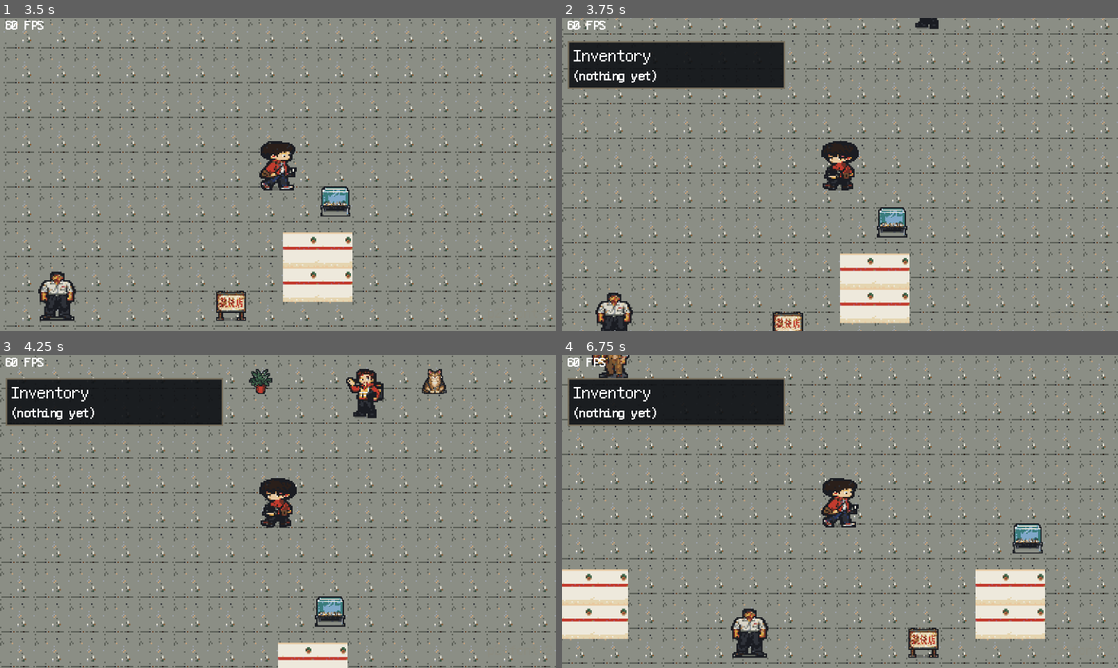
Above: before the commit, frames 1-4 (two rows, left to right).
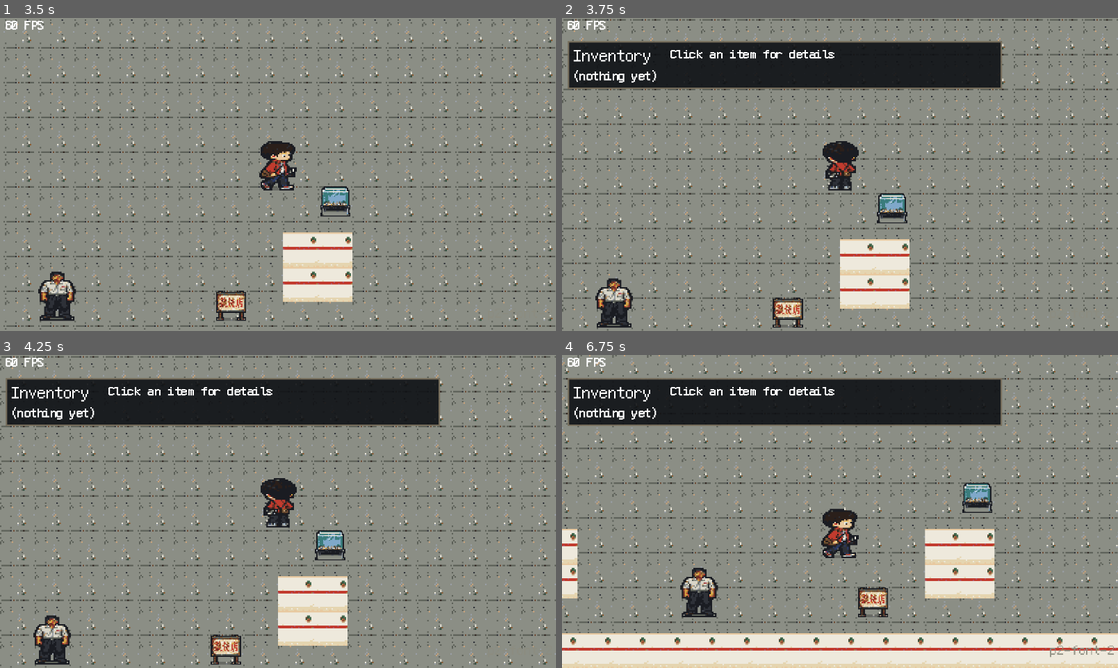
Above: after the commit, the same moments.

Repository: Xentisize/hongkong-stories
Game: Godot game, scene res://scenes/main/Main.tscn
Same seed, same stepped clock (60 frames per second), same inputs: the game is played once before the commit and once after it.
Inputs (mouse positions are in pixels of both pictures, inside the frame that each line leads up to):
- Up to frame 1 (3.5 s): click "Start" at 0.5 s; tap Enter (ui_accept) at 1.25, 1.52, 2.27 s; move the mouse to (400, 158) at 1.27 s; hold D (move_right) 1.28-2.03 s; hold E (ui_interact) 1.28-2.03 s; click (400, 158) at 1.42 s; move the mouse to (166, 190) at 2.02 s; hold Down (ui_down) 2.03-2.78 s; tap E (ui_interact) at 2.1 s; click (166, 190) at 2.17 s; move the mouse to (333, 105) at 2.77 s; hold D (move_right) from 2.78 s (still down); hold E (ui_interact) from 2.78 s (still down); tap Space at 2.85 s; click (333, 105) at 2.92 s
- Up to frame 2 (3.75 s): move the mouse to (812, 237) at 3.52 s; release D (move_right) at 3.53 s; release E (ui_interact) at 3.53 s; hold Up (ui_up) from 3.53 s (still down); tap Tab at 3.6 s; click (812, 237) at 3.67 s
- Up to frame 3 (4.25 s): keep holding Up (ui_up); tap Enter (ui_accept) at 3.77 s; tap E (ui_interact) at 3.8 s
- Up to frame 4 (6.75 s): move the mouse to (1006, 558) at 4.27 s; release Up (ui_up) at 4.28 s; hold E (ui_interact) 4.28-5.03 s; hold A (move_left) 4.28-5.78 s; click (1006, 558) at 4.42 s; tap Enter (ui_accept) at 4.52, 5.27 s; tap I (ui_inventory) at 4.9 s; move the mouse to (673, 464) at 5.02 s; tap E (ui_interact) at 5.1 s; click (673, 464) at 5.17 s; move the mouse to (867, 511) at 5.77 s; hold Down (ui_down) 5.78-6.53 s; hold E (ui_interact) 5.78-6.53 s; tap Space at 5.85 s; click (867, 511) at 5.92 s; move the mouse to (756, 433) at 6.52 s; hold D (move_right) from 6.53 s (still down); tap Tab at 6.6 s; click (756, 433) at 6.67 s

Frame 1 is identical in both runs. In frame 2, 24% of the frame differs, in the area x 0-100%, y 0-100%; in frame 3, 23%; in frame 4, 38%.

Commit message:
feat: inventory item screen — two columns, keyboard navigation, full icons
- the inventory panel becomes RPG Maker's two-column item screen: the
  list on the left, the detail view on the right (a 72px nearest icon,
  the full three-locale description, a Use button beside the row's own)
- rows are clickable (PASS mouse filter so the Use button keeps its own
  click); the selection highlights green and drives the detail panel
- keyboard navigation: arrows move the selection (looping), E/Enter
  uses it, and the panel is modal — the player gate chain now includes
  the open panel so arrows navigate the list, not the street
- the last three items gain generated icons (tea tin, tap cap, luggage
  tag) and `icon` fields — all ten items now render pictures
- verified: selftest 128/0 with zero script errors, export, boot/talk
  smokes PASS

Co-Authored-By: AtomCode (z-ai/glm-5.3-flash) <noreply@atomgit.com>

Diff:
--- /dev/null
+++ b/client/content/art/items/item_luggage_tag.gen.json
@@ -0,0 +1,24 @@
+{
+  "prompt_id": "gen_20261117_16e5c2",
+  "model": "bytedance-seed/seedream-5-0-flash",
+  "seed": 0,
+  "resolution": "1K",
+  "aspect_ratio": "1:1",
+  "background": "transparent",
+  "input_references": [
+    "art/stylebible.png"
+  ],
+  "post": {
+    "palette": "hk_palette_v1",
+    "target_px": [
+      24,
+      24
+    ],
+    "outline": true,
+    "pad": 0
+  },
+  "cost_usd": 0.018,
+  "accepted_by": "admin",
+  "ts": "2026-11-17T08:51:51.339028+00:00",
+  "prompt": "cute pixel-art game icon of a paper luggage tag with a handwritten address and a punched hole, hk_palette_v1 palette, centered on a clear transparent background, chunky readable shapes at 24px, no text, no drop shadow"
+}
--- /dev/null
+++ b/client/content/art/items/item_tap_cap.gen.json
@@ -0,0 +1,24 @@
+{
+  "prompt_id": "gen_20261117_f4302b",
+  "model": "bytedance-seed/seedream-5-0-flash",
+  "seed": 0,
+  "resolution": "1K",
+  "aspect_ratio": "1:1",
+  "background": "transparent",
+  "input_references": [
+    "art/stylebible.png"
+  ],
+  "post": {
+    "palette": "hk_palette_v1",
+    "target_px": [
+      24,
+      24
+    ],
+    "outline": true,
+    "pad": 0
+  },
+  "cost_usd": 0.018,
+  "accepted_by": "admin",
+  "ts": "2026-11-17T08:50:43.798944+00:00",
+  "prompt": "cute pixel-art game icon of a brass water standpipe cap with a short chain, polished by decades of hands, hk_palette_v1 palette, centered on a clear transparent background, chunky readable shapes at 24px, no text, no drop shadow"
+}
--- /dev/null
+++ b/client/content/art/items/item_tea_tin.gen.json
@@ -0,0 +1,24 @@
+{
+  "prompt_id": "gen_20261117_7fe78b",
+  "model": "bytedance-seed/seedream-5-0-flash",
+  "seed": 0,
+  "resolution": "1K",
+  "aspect_ratio": "1:1",
+  "background": "transparent",
+  "input_references": [
+    "art/stylebible.png"
+  ],
+  "post": {
+    "palette": "hk_palette_v1",
+    "target_px": [
+      24,
+      24
+    ],
+    "outline": true,
+    "pad": 0
+  },
+  "cost_usd": 0.018,
+  "accepted_by": "admin",
+  "ts": "2026-11-17T08:50:29.970202+00:00",
+  "prompt": "cute pixel-art game icon of a round biscuit tin repainted with red peonies, lid slightly ajar, hk_palette_v1 palette, centered on a clear transparent background, chunky readable shapes at 24px, no text, no drop shadow"
+}
--- a/client/content/items/item_luggage_tag.json
+++ b/client/content/items/item_luggage_tag.json
@@ -1,6 +1,7 @@
 {
   "schema_version": 1,
   "id": "item_luggage_tag",
+  "icon": "res://content/art/items/item_luggage_tag.png",
   "name": { "zh_HK": "行李牌", "zh_CN": "行李牌", "en": "Luggage Tag" },
   "desc": {
     "zh_HK": "啟德搬運工人送嘅行李牌，背面手寫住一個已經冇人用嘅地址。",
--- a/client/content/items/item_tap_cap.json
+++ b/client/content/items/item_tap_cap.json
@@ -1,6 +1,7 @@
 {
   "schema_version": 1,
   "id": "item_tap_cap",
+  "icon": "res://content/art/items/item_tap_cap.png",
   "name": { "zh_HK": "銅喉嘴", "zh_CN": "铜水管嘴", "en": "Brass Tap Cap" },
   "desc": {
     "zh_HK": "麥嬸送嘅銅喉嘴，話排隊嗰陣擰上自己個桶就唔使嗌交。",
--- a/client/content/items/item_tea_tin.json
+++ b/client/content/items/item_tea_tin.json
@@ -1,6 +1,7 @@
 {
   "schema_version": 1,
   "id": "item_tea_tin",
+  "icon": "res://content/art/items/item_tea_tin.png",
   "name": { "zh_HK": "鐵皮茶葉罐", "zh_CN": "铁皮茶叶罐", "en": "Tin of Tea Leaves" },
   "desc": {
     "zh_HK": "阿彩送嘅茶葉罐，罐身印花已經磨到模糊，掂手仲有茶香。",
--- a/client/scripts/player/player.gd
+++ b/client/scripts/player/player.gd
@@ -27,7 +27,7 @@
 func _physics_process(delta: float) -> void:
 	# Input polling bypasses GUI focus, so a focused console LineEdit or dialogue box would
 	# still walk the player around behind the text without this gate.
-	if Dev.console_open or Dialogue.is_active() or _cutscene_showing() or _title_showing():
+	if Dev.console_open or Dialogue.is_active() or _cutscene_showing() or _title_showing() or _inventory_open():
 		velocity = Vector2.ZERO
 		current_target = null
 		return
@@ -106,6 +106,12 @@
 	return title != null and bool(title.call("is_showing"))
 
 
+## Same gate for the inventory panel: it is modal — arrows navigate the list, not the street.
+func _inventory_open() -> bool:
+	var hud := get_tree().get_first_node_in_group("inventory_panel")
+	return hud != null and bool(hud.call("is_open"))
+
+
 var _sprite_tex: Texture2D = null
 var _sprite_checked: bool = false
 
--- a/client/scripts/ui/hud.gd
+++ b/client/scripts/ui/hud.gd
@@ -13,6 +13,7 @@
 	"inventory_empty": { "zh_HK": "（袋裡面冇嘢）", "zh_CN": "（袋子是空的）", "en": "(nothing yet)" },
 	"fps": { "zh_HK": "幀/秒", "zh_CN": "帧/秒", "en": "FPS" },
 	"use": { "zh_HK": "用", "zh_CN": "使用", "en": "Use" },
+	"detail_hint": { "zh_HK": "點一件物品睇詳情", "zh_CN": "点击一件物品看详情", "en": "Click an item for details" },
 }
 
 var _fps_label: Label
@@ -22,6 +23,8 @@
 var _title_label: Label
 var _list: VBoxContainer
 var _stamp_label: Label
+var _selected_item: String = ""
+var _detail_box: VBoxContainer = null
 
 var _message_timer: float = 0.0
 
@@ -31,6 +34,7 @@
 
 
 func _ready() -> void:
+	add_to_group("inventory_panel")
 	_build()
 	Bus.message_shown.connect(_on_message)
 	Bus.inventory_changed.connect(_refresh_inventory)
@@ -51,6 +55,24 @@
 func _unhandled_input(event: InputEvent) -> void:
 	if event.is_action_pressed("ui_inventory"):
 		_panel.visible = not _panel.visible
+		if _panel.visible and _selected_item.is_empty():
+			_select_first_item()
+		get_viewport().set_input_as_handled()
+		return
+	if not _panel.visible:
+		return
+	# Keyboard navigation while the list is open (RPG Maker's modal item screen): arrows move
+	# the selection, E/Enter uses it — the player stands still because the gate chain now
+	# includes this open panel.
+	if event.is_action_pressed("ui_down"):
+		_move_selection(1)
+		get_viewport().set_input_as_handled()
+	elif event.is_action_pressed("ui_up"):
+		_move_selection(-1)
+		get_viewport().set_input_as_handled()
+	elif event.is_action_pressed("ui_interact"):
+		if not _selected_item.is_empty():
+			_use_item(_selected_item)
 		get_viewport().set_input_as_handled()
 
 
@@ -95,7 +117,7 @@
 	_panel.set_anchors_and_offsets_preset(Control.PRESET_TOP_LEFT)
 	_panel.offset_left = 4
 	_panel.offset_top = 16
-	_panel.custom_minimum_size = Vector2(150, 0)
+	_panel.custom_minimum_size = Vector2(300, 0)
 	var style := StyleBoxFlat.new()
 	style.bg_color = Color(0.055, 0.065, 0.08, 0.9)
 	style.border_color = Color(0.46, 0.42, 0.35, 0.95)
@@ -105,9 +127,14 @@
 	_panel.visible = false
 	add_child(_panel)
 
+	# RPG Maker's item screen: the list on the LEFT, the details on the RIGHT.
+	var body := HBoxContainer.new()
+	body.add_theme_constant_override("separation", 8)
+	_panel.add_child(body)
+
 	var column := VBoxContainer.new()
 	column.add_theme_constant_override("separation", 3)
-	_panel.add_child(column)
+	body.add_child(column)
 
 	_title_label = _make_label(12)
 	column.add_child(_title_label)
@@ -115,6 +142,11 @@
 	_list = VBoxContainer.new()
 	_list.add_theme_constant_override("separation", 2)
 	column.add_child(_list)
+
+	_detail_box = VBoxContainer.new()
+	_detail_box.custom_minimum_size = Vector2(110, 0)
+	_detail_box.add_theme_constant_override("separation", 3)
+	body.add_child(_detail_box)
 
 	# Build stamp: tells a human at a glance which build is on screen, which is the difference
 	# between "rendering is broken" and "your browser is showing a cached pck".
@@ -187,17 +219,26 @@
 		var empty_label := _make_label(9)
 		empty_label.text = _t("inventory_empty")
 		_list.add_child(empty_label)
+		_selected_item = ""
+		_refresh_detail()
 		return
 
 	var ids := Game.inventory.keys()
 	ids.sort()
 	for id in ids:
 		_list.add_child(_make_row(String(id), int(Game.inventory[id])))
+	_refresh_detail()
 
 
 func _make_row(item_id: String, count: int) -> Control:
 	var row := HBoxContainer.new()
 	row.add_theme_constant_override("separation", 4)
+	# The row is the click target for the detail view; PASS lets the Use button keep its own
+	# clicks while the rest of the row selects (RPG Maker's item screen, simplified).
+	row.mouse_filter = Control.MOUSE_FILTER_PASS
+	row.gui_input.connect(func(event: InputEvent) -> void:
+		if event is InputEventMouseButton and event.pressed and event.button_index == MOUSE_BUTTON_LEFT:
+			_select_item(item_id))
 
 	var definition := ContentDB.get_entity("items", item_id)
 	var icon_path := String(definition.get("icon", ""))
@@ -206,11 +247,14 @@
 		icon.texture = load(icon_path)
 		icon.custom_minimum_size = Vector2(16, 16)
 		icon.stretch_mode = TextureRect.STRETCH_KEEP_CENTERED
+		icon.texture_filter = CanvasItem.TEXTURE_FILTER_NEAREST
 		row.add_child(icon)
 
 	var label := _make_label(9)
 	var item_name := ContentDB.localize(definition.get("name", item_id), Settings.locale)
 	label.text = "%s  x%d" % [item_name if not item_name.is_empty() else item_id, count]
+	if item_id == _selected_item:
+		label.add_theme_color_override("font_color", Color(0.48, 0.79, 0.50))
 	row.add_child(label)
 
 	# Mementos are chapter doors (§12.1): a usable item carries on_use effects, gated by
@@ -222,3 +266,78 @@
 		use.pressed.connect(_use_item.bind(item_id))
 		row.add_child(use)
 	return row
+
+
+func is_open() -> bool:
+	return _panel != null and _panel.visible
+
+
+func _sorted_inventory_ids() -> Array:
+	var ids := Game.inventory.keys()
+	ids.sort()
+	return ids
+
+
+func _select_first_item() -> void:
+	var ids := _sorted_inventory_ids()
+	if not ids.is_empty():
+		_select_item(String(ids[0]))
+
+
+func _move_selection(delta: int) -> void:
+	var ids := _sorted_inventory_ids()
+	if ids.is_empty():
+		return
+	var index := ids.find(_selected_item)
+	if index < 0:
+		index = 0
+	else:
+		index = (index + delta + ids.size()) % ids.size()
+	_select_item(String(ids[index]))
+
+
+func _select_item(item_id: String) -> void:
+	_selected_item = item_id
+	_refresh_inventory()
+
+
+## RPG Maker's item screen: the selected item's picture and full description, with the Use
+## action at hand. Icons upscale with nearest so the chunky pixels stay deliberate.
+func _refresh_detail() -> void:
+	if _detail_box == null:
+		return
+	for child in _detail_box.get_children():
+		child.queue_free()
+	if _selected_item.is_empty() or not Game.inventory.has(_selected_item):
+		var hint := _make_label(9)
+		hint.text = _t("detail_hint")
+		_detail_box.add_child(hint)
+		return
+
+	var definition := ContentDB.get_entity("items", _selected_item)
+
+	var picture := TextureRect.new()
+	var icon_path := String(definition.get("icon", ""))
+	if not icon_path.is_empty() and ResourceLoader.exists(icon_path):
+		picture.texture = load(icon_path)
+		picture.custom_minimum_size = Vector2(72, 72)
+		picture.expand_mode = TextureRect.EXPAND_IGNORE_SIZE
+		picture.stretch_mode = TextureRect.STRETCH_KEEP_ASPECT_CENTERED
+		picture.texture_filter = CanvasItem.TEXTURE_FILTER_NEAREST
+		_detail_box.add_child(picture)
+
+	var name_label := _make_label(12)
+	name_label.text = ContentDB.localize(definition.get("name", _selected_item), Settings.locale)
+	_detail_box.add_child(name_label)
+
+	var desc_label := _make_label(9)
+	desc_label.autowrap_mode = TextServer.AUTOWRAP_WORD_SMART
+	desc_label.text = ContentDB.localize(definition.get("desc", ""), Settings.locale)
+	_detail_box.add_child(desc_label)
+
+	if bool(definition.get("usable", false)):
+		var use := Button.new()
+		use.text = _t("use")
+		use.focus_mode = Control.FOCUS_NONE
+		use.pressed.connect(_use_item.bind(_selected_item))
+		_detail_box.add_child(use)
Binary file added: client/content/art/items/item_luggage_tag.png
Not shown, added: client/content/art/items/item_luggage_tag.png.import
Binary file added: client/content/art/items/item_tap_cap.png
Not shown, added: client/content/art/items/item_tap_cap.png.import
Binary file added: client/content/art/items/item_tea_tin.png
Not shown, added: client/content/art/items/item_tea_tin.png.import
